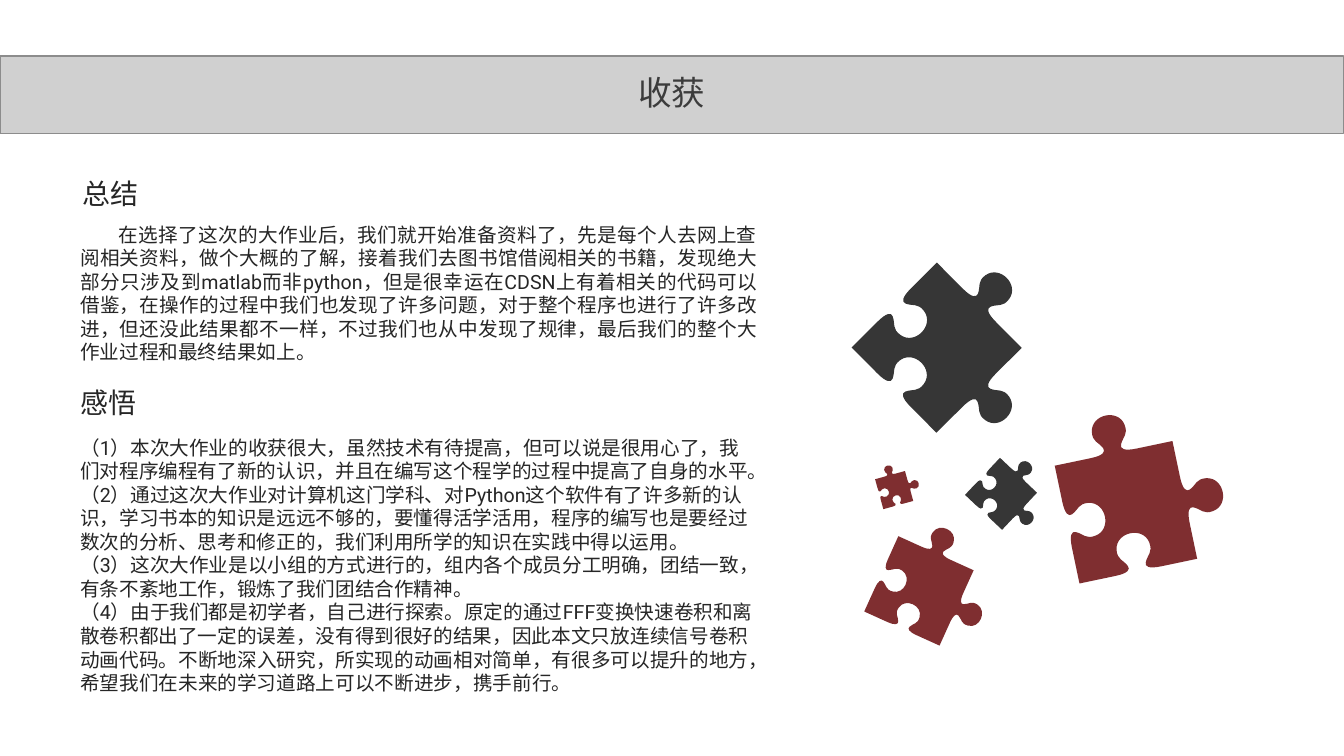
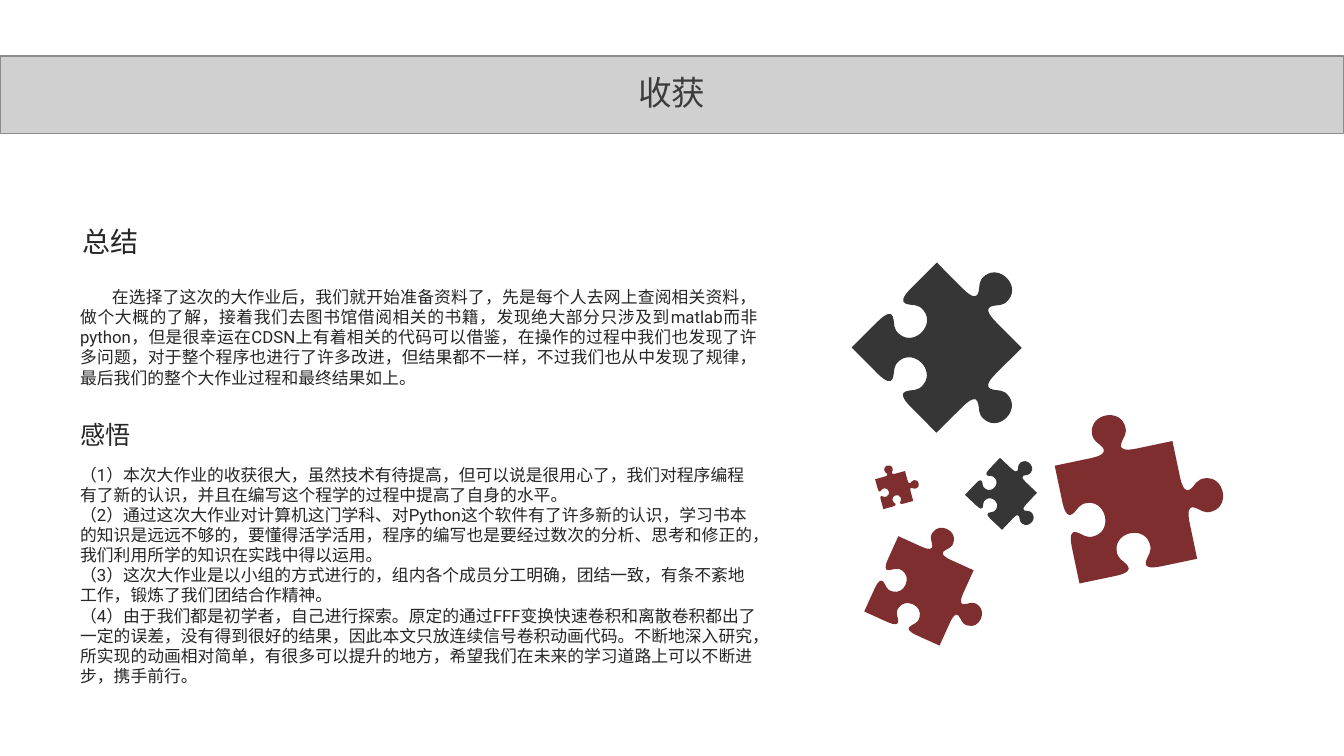
Before and after one commit to DEisreal/DEisreal.github.io, a slide deck: slide 12 of VSS CODE/5_卷积实现过程_3170406037_李易潼_3170406034_毛佳雁_3170406036_祝立群/PPT_3170406037_李易潼_3170406034_毛佳雁_3170406036_祝立群/PPT_3170406037_李易潼_3170406034_毛佳雁_3170406036_祝立群.pptx. Drawn at 1344x756 pixels with LibreOffice and Linux fonts; fonts in the diff are those of the drawing; grey boxes stand for pictures. Boxes give left, top, right and bottom in pixels: in the first picture for what was removed or moved away, otherwise in the second. Text is boxed around its words. In the diff, an @@ line names an element or a change of style, - is before the commit and + after.

```diff
--- a/VSS CODE/5_卷积实现过程_3170406037_李易潼_3170406034_毛佳雁_3170406036_祝立群/PPT_3170406037_李易潼_3170406034_毛佳雁_3170406036_祝立群/PPT_3170406037_李易潼_3170406034_毛佳雁_3170406036_祝立群.pptx
+++ b/VSS CODE/5_卷积实现过程_3170406037_李易潼_3170406034_毛佳雁_3170406036_祝立群/PPT_3170406037_李易潼_3170406034_毛佳雁_3170406036_祝立群/PPT_3170406037_李易潼_3170406034_毛佳雁_3170406036_祝立群.pptx
@@ text "总结": place and size @@
-text "总结" at bbox=[83, 180, 139, 207]
+text "总结" at bbox=[83, 228, 139, 255]
@@ text at bbox=[80, 289, 757, 386]: text changed; size 14 to 12 pt @@
-在选择了这次的大作业后，我们就开始准备资料了，先是每个人去网上查阅相关资料，做个大概的了解，接着我们去图书馆借阅相关的书籍，发现绝大部分只涉及到matlab而非python，但是很幸运在CDSN上有着相关的代码可以借鉴，在操作的过程中我们也发现了许多问题，对于整个程序也进行了许多改进，但还没此结果都不一样，不过我们也从中发现了规律，最后我们的整个大作业过程和最终结果如上。
+在选择了这次的大作业后，我们就开始准备资料了，先是每个人去网上查阅相关资料，做个大概的了解，接着我们去图书馆借阅相关的书籍，发现绝大部分只涉及到matlab而非python，但是很幸运在CDSN上有着相关的代码可以借鉴，在操作的过程中我们也发现了许多问题，对于整个程序也进行了许多改进，但结果都不一样，不过我们也从中发现了规律，最后我们的整个大作业过程和最终结果如上。
@@ text "感悟": place and size @@
-text "感悟" at bbox=[80, 389, 768, 692]
+text "感悟" at bbox=[80, 423, 769, 684]
@@ text "感悟" at bbox=[80, 423, 769, 684]: size 20 to 18 pt in "感悟"; size 14 to 12 pt @@
```
Also in this commit, not shown: 2 other slides changed.
